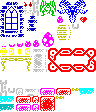
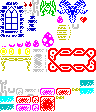
Layer changes from the first 96×112 image to the second:
painted on "Background" over (80, 80, 94, 87)
